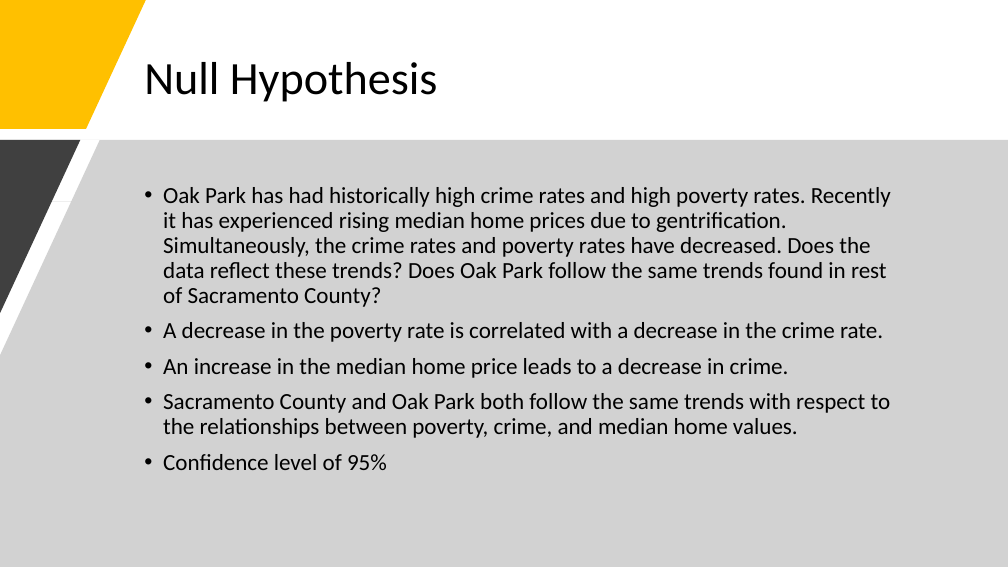
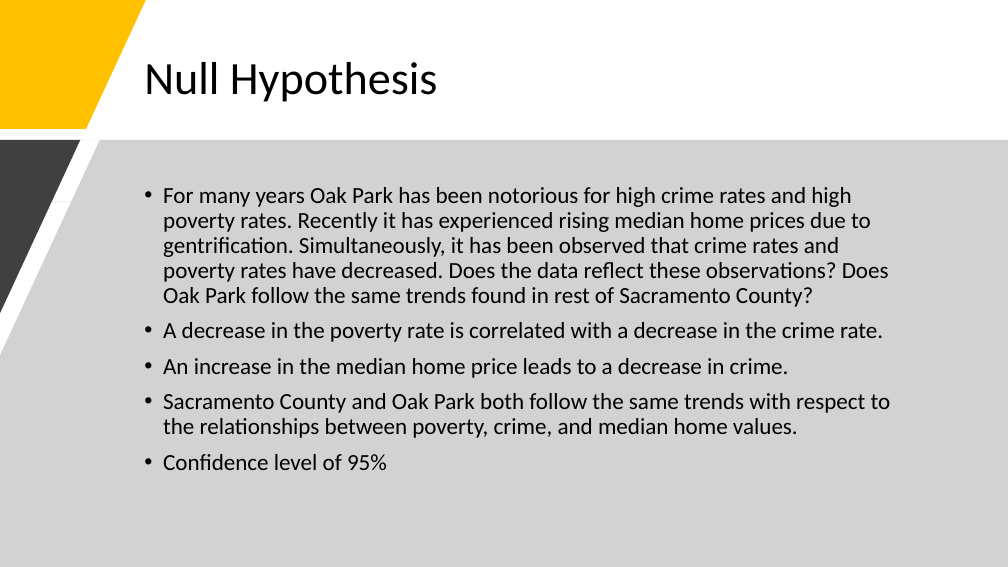
Before and after one commit to sean-galloway/Crime_and_Poverty, a slide deck: slide 4 of Project_1_Presentation.pptx. Drawn at 1008x567 pixels with LibreOffice and Linux fonts; fonts in the diff are those of the drawing. Boxes give left, top, right and bottom in pixels: in the first picture for what was removed or moved away, otherwise in the second. Text is boxed around its words. In the diff, an @@ line names an element or a change of style, - is before the commit and + after.

Commit message:
updated deck

```diff
--- a/Project_1_Presentation.pptx
+++ b/Project_1_Presentation.pptx
@@ text at (163, 187, 889, 307): text changed @@
-• Oak Park has had historically high crime rates and high poverty rates. Recently it has experienced rising median home prices due to gentrification. Simultaneously, the crime rates and poverty rates have decreased. Does the data reflect these trends? Does Oak Park follow the same trends found in rest of Sacramento County?
+• For many years Oak Park has been notorious for high crime rates and high poverty rates. Recently it has experienced rising median home prices due to gentrification. Simultaneously, it has been observed that crime rates and poverty rates have decreased. Does the data reflect these observations? Does Oak Park follow the same trends found in rest of Sacramento County?
```
Also in this commit, not shown: 6 other slides changed, 1 slide added.
